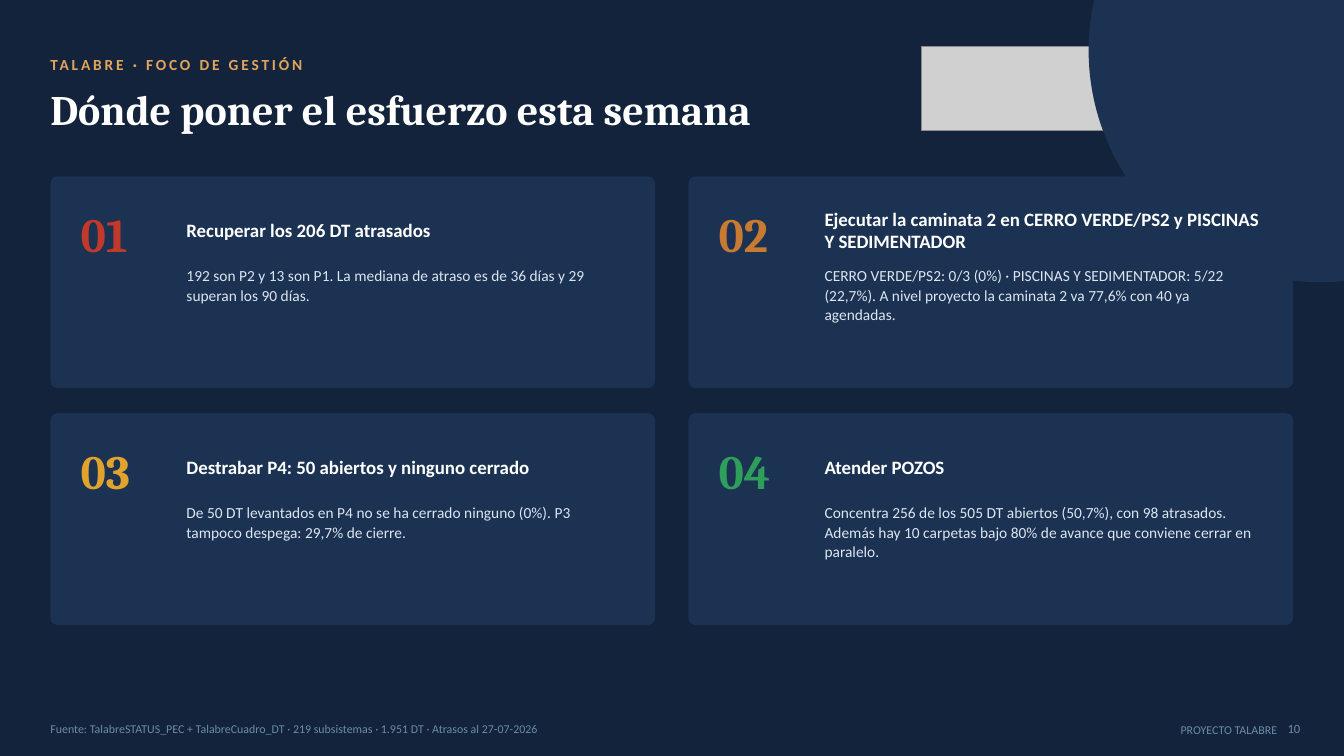
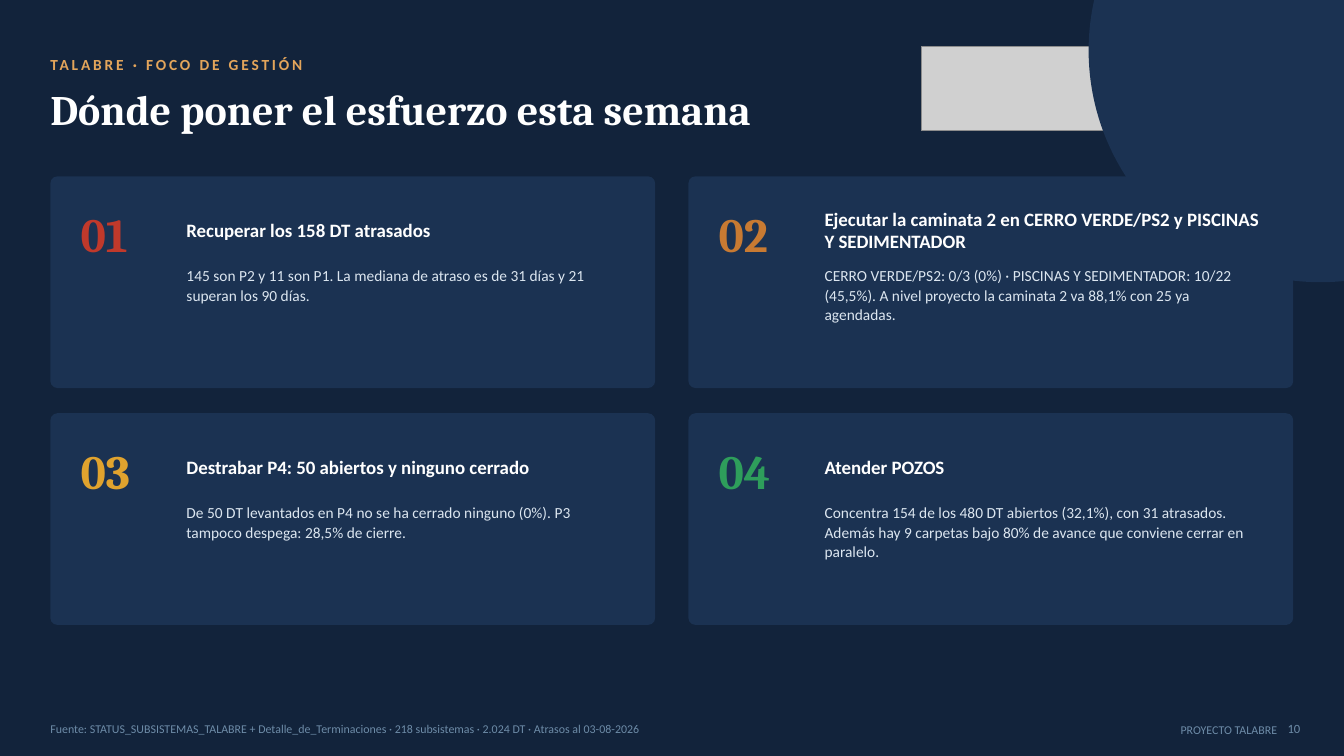
Before and after one commit to tdkvalex/Dashboard-HSEQ, a slide deck: slide 10 of panel_control_TOP_P1/Panel_Control_TOP_P1.pptx. Drawn at 1344x756 pixels with LibreOffice and Linux fonts; fonts in the diff are those of the drawing; grey boxes stand for pictures. Boxes give left, top, right and bottom in pixels: in the first picture for what was removed or moved away, otherwise in the second. Text is boxed around its words. In the diff, an @@ line names an element or a change of style, - is before the commit and + after.

```diff
--- a/panel_control_TOP_P1/Panel_Control_TOP_P1.pptx
+++ b/panel_control_TOP_P1/Panel_Control_TOP_P1.pptx
@@ text at [186,223,431,240]: text changed @@
-Recuperar los 206 DT atrasados
+Recuperar los 158 DT atrasados
@@ text at [186,270,585,304]: text changed @@
-192 son P2 y 13 son P1. La mediana de atraso es de 36 días y 29 superan los 90 días.
+145 son P2 y 11 son P1. La mediana de atraso es de 31 días y 21 superan los 90 días.
@@ text at [825,270,1231,323]: text changed @@
-CERRO VERDE/PS2: 0/3 (0%) · PISCINAS Y SEDIMENTADOR: 5/22 (22,7%). A nivel proyecto la caminata 2 va 77,6% con 40 ya agendadas.
+CERRO VERDE/PS2: 0/3 (0%) · PISCINAS Y SEDIMENTADOR: 10/22 (45,5%). A nivel proyecto la caminata 2 va 88,1% con 25 ya agendadas.
@@ text at [186,507,571,541]: text changed @@
-De 50 DT levantados en P4 no se ha cerrado ninguno (0%). P3 tampoco despega: 29,7% de cierre.
+De 50 DT levantados en P4 no se ha cerrado ninguno (0%). P3 tampoco despega: 28,5% de cierre.
@@ text at [825,507,1244,560]: text changed @@
-Concentra 256 de los 505 DT abiertos (50,7%), con 98 atrasados. Además hay 10 carpetas bajo 80% de avance que conviene cerrar en paralelo.
+Concentra 154 de los 480 DT abiertos (32,1%), con 31 atrasados. Además hay 9 carpetas bajo 80% de avance que conviene cerrar en paralelo.
@@ text at [50,725,640,735]: text changed @@
-Fuente: TalabreSTATUS_PEC + TalabreCuadro_DT · 219 subsistemas · 1.951 DT · Atrasos al 27-07-2026
+Fuente: STATUS_SUBSISTEMAS_TALABRE + Detalle_de_Terminaciones · 218 subsistemas · 2.024 DT · Atrasos al 03-08-2026
```
Also in this commit, not shown: 4 other slides changed, 9 other files.
